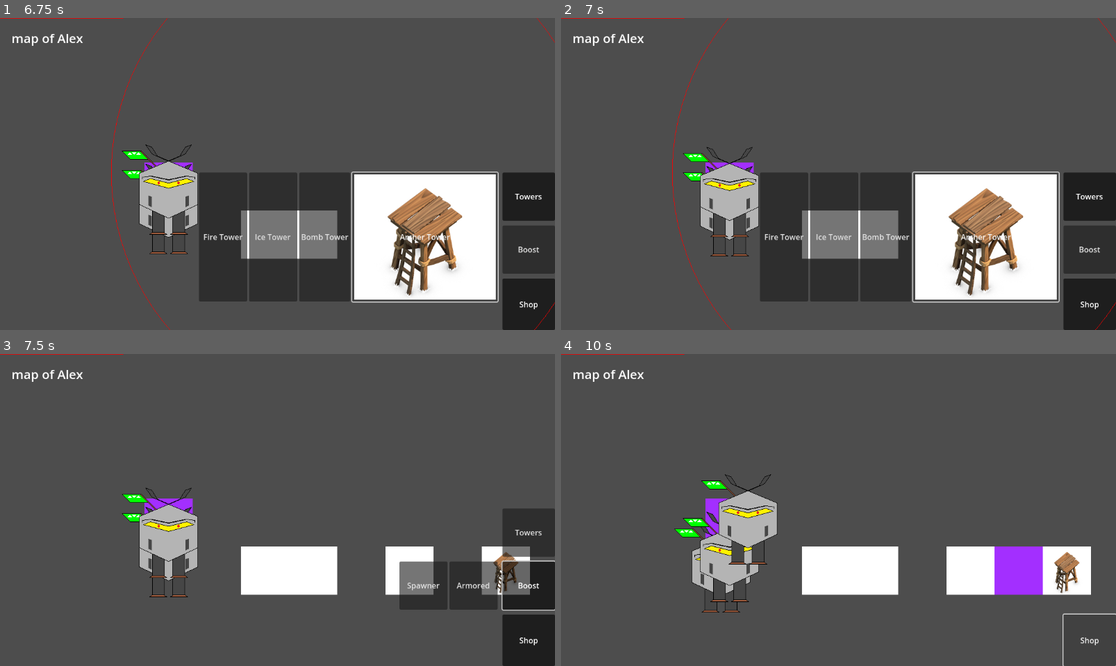
Above: before the commit, frames 1-4 (two rows, left to right).
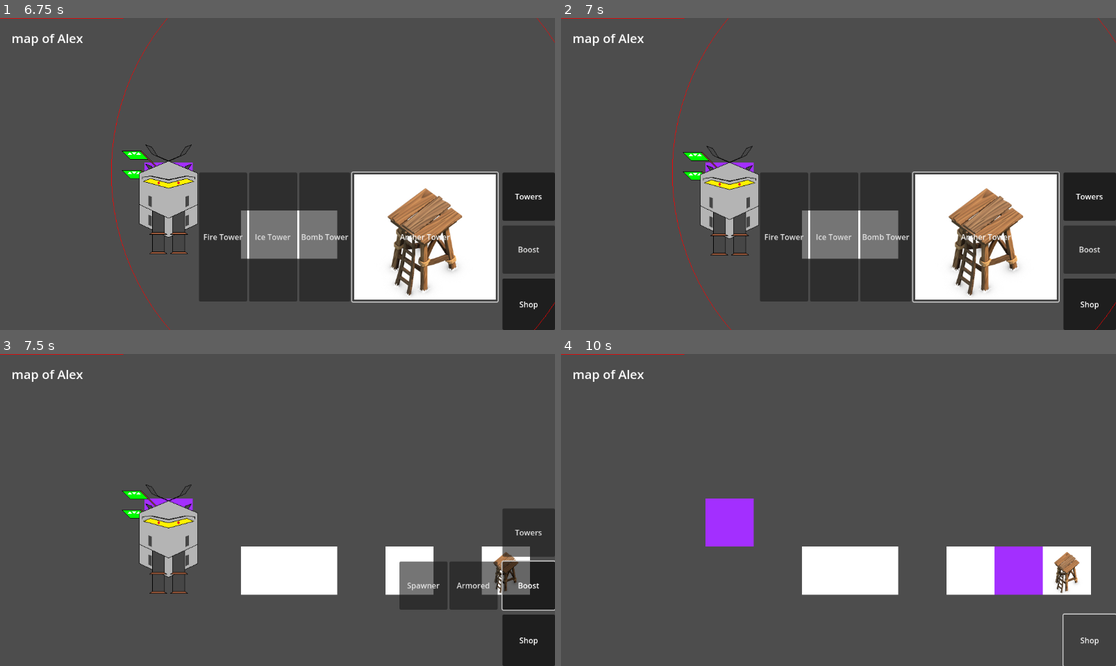
Above: after the commit, the same moments.

Repository: m-conti/melonjam2023
Game: Godot game, scene res://game.tscn
Same seed, same stepped clock (60 frames per second), same inputs: the game is played once before the commit and once after it.
Inputs (mouse positions are in pixels of both pictures, inside the frame that each line leads up to):
- Up to frame 1 (6.75 s): click (255, 155) at 0.52 s; type "Alex" at 0.6 s; click "Host" at 1.25 s; click "START!" at 2 s; click "Shop" at 2.75 s; click "Towers" at 3.5 s; click "Fire Tower" at 4.25 s; click "Ice Tower" at 5 s; click "Bomb Tower" at 5.75 s; click "Archer Tower" at 6.5 s
- Up to frame 2 (7 s): no input
- Up to frame 3 (7.5 s): click "Boost" at 7.25 s
- Up to frame 4 (10 s): click "Spawner" at 8 s; click "Armored" at 8.75 s; click "Shop" at 9.5 s

Frame 1 is identical in both runs. In frame 2, 0.7% of the frame differs, in the area x 21-36%, y 40-77%; in frame 3, 1.2%; in frame 4, 3.5%, in the area x 20-40%, y 38-83%.
Error in both runs: Trying to assign value of type 'Node2D' to a variable of type 'Map.gd'. (res://Entities/Spawner.gd:10)

Commit message:
ok

Diff:
--- a/global/NetworkState.gd
+++ b/global/NetworkState.gd
@@ -27,7 +27,7 @@
 
 func get_player_number_by_map(map: Map):
 	var id = map.name.to_int()
-	return get_player_keys().find(id)
+	return get_player_keys().find(id) + 1
 
 func is_current_player_id(id: int):
 	if not multiplayer: return true
Not shown: 1 places in HUD/HUD.tscn that only renumber resources
